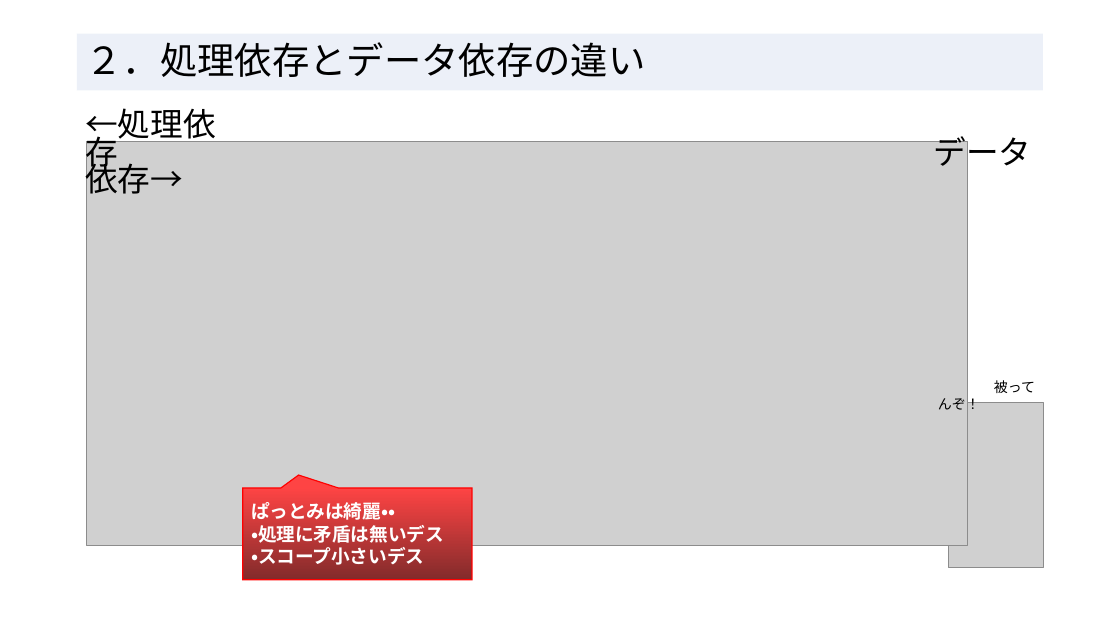
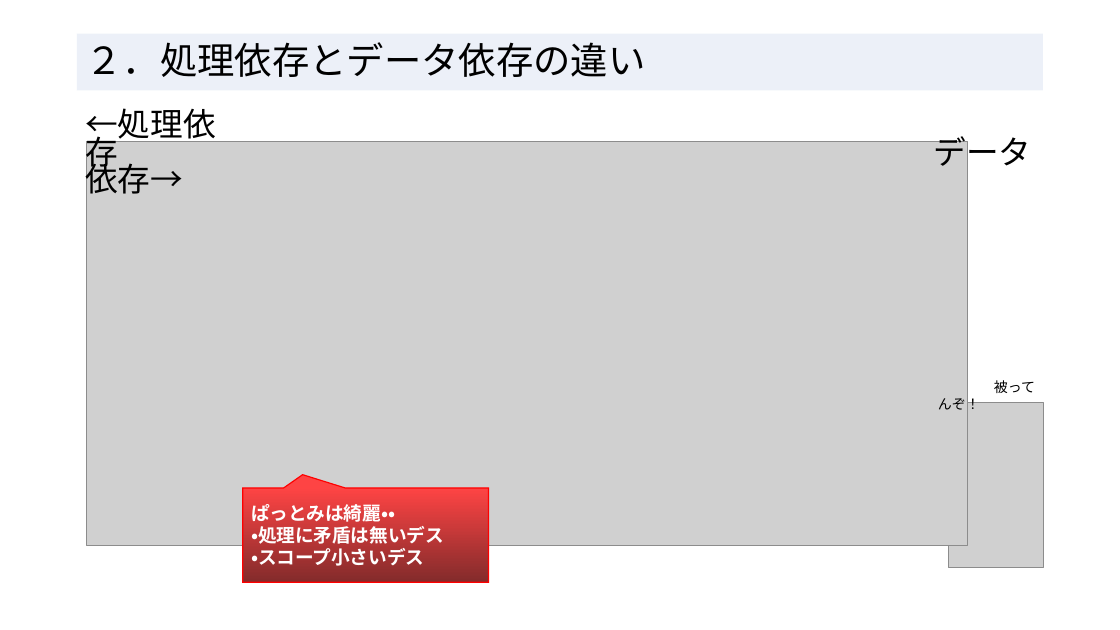
Before and after one commit to RyotoKuroki/QualityDependsOnDataApplication, a slide deck: slide 4 of 処理依存よりデータ依存_エンジニアの輪20250215.pptx. Drawn at 1120x630 pixels with LibreOffice and Linux fonts; fonts in the diff are those of the drawing; grey boxes stand for pictures. Boxes give left, top, right and bottom in pixels: in the first picture for what was removed or moved away, otherwise in the second. Text is boxed around its words. In the diff, an @@ line names an element or a change of style, - is before the commit and + after.

```diff
--- a/処理依存よりデータ依存_エンジニアの輪20250215.pptx
+++ b/処理依存よりデータ依存_エンジニアの輪20250215.pptx
@@ speech box "ぱっとみは綺麗・・" resized from (x1=243, y1=488, x2=472, y2=580) to (x1=243, y1=488, x2=488, y2=582) @@
```
Also in this commit, not shown: 7 other slides changed, 1 slide added.
